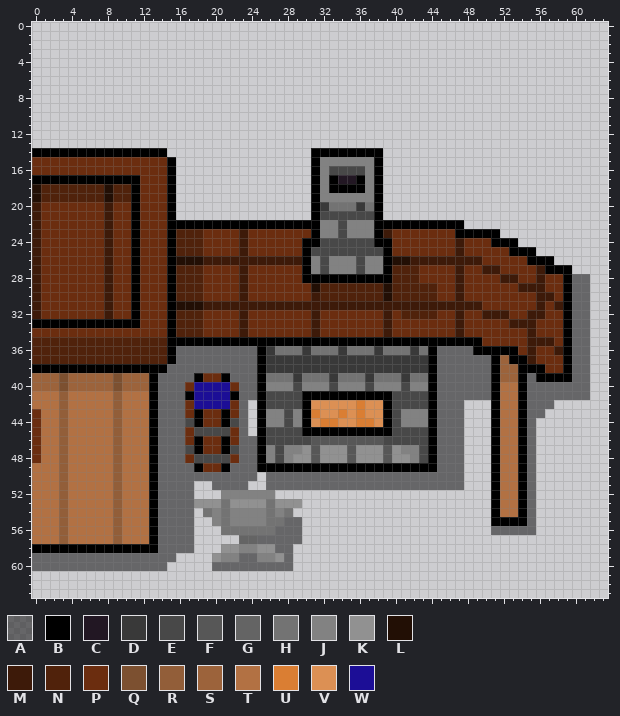
File history of a pixel-art sprite, assets/buildings/smithyRight.png. The picture above was drawn from the file before the commit.
The file is 64x64 pixels. Colours within 5 levels of each other are drawn and written as one.
Palette (. is transparent): A #00000080  B #000000  C #221723  D #393939  E #484848  F #575757  G #646464  H #737373  J #828282  K #919191  L #220f05  M #3d1a09  N #50220b  P #6b2d0f  Q #7c5030  R #925e39  S #9c633b  T #b27143  U #da7e33  V #dc9054  W #1c0e96
The result:
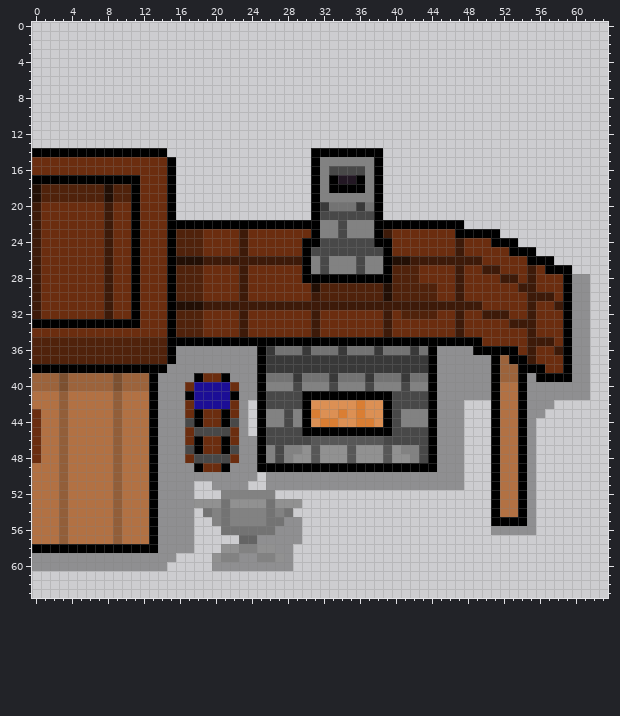
Difference:
@@ palette @@
-A #00000080
+A #0000004d
@@ x 53..58 @@
 26 PPBBB.
-27 PPPMBB
-28 MPPMPP
-29 PMMMPP
-30 PPPMMP
-31 PPPMPM
-32 PPMMPP
+27 PPMPBB
+28 MPMPPP
+29 PMMPPP
+30 PPMMMP
+31 PPMPPM
+32 PPMPPP
 33 MMMPPP
Where, in picture pixels (left, top, right, bottom), the same in both pictures:
changed: (491, 265, 590, 535)
changed: (32, 346, 491, 571)
